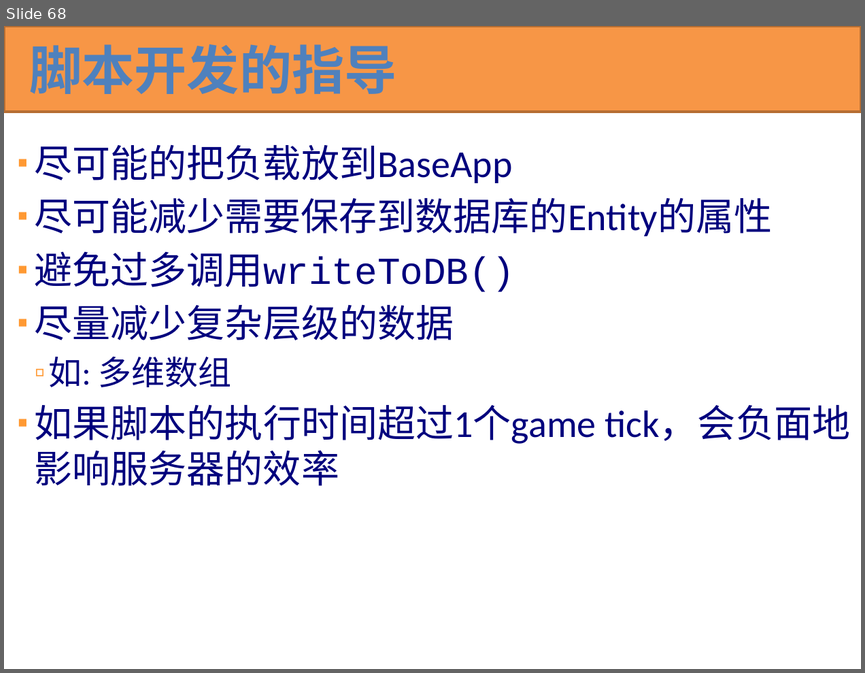
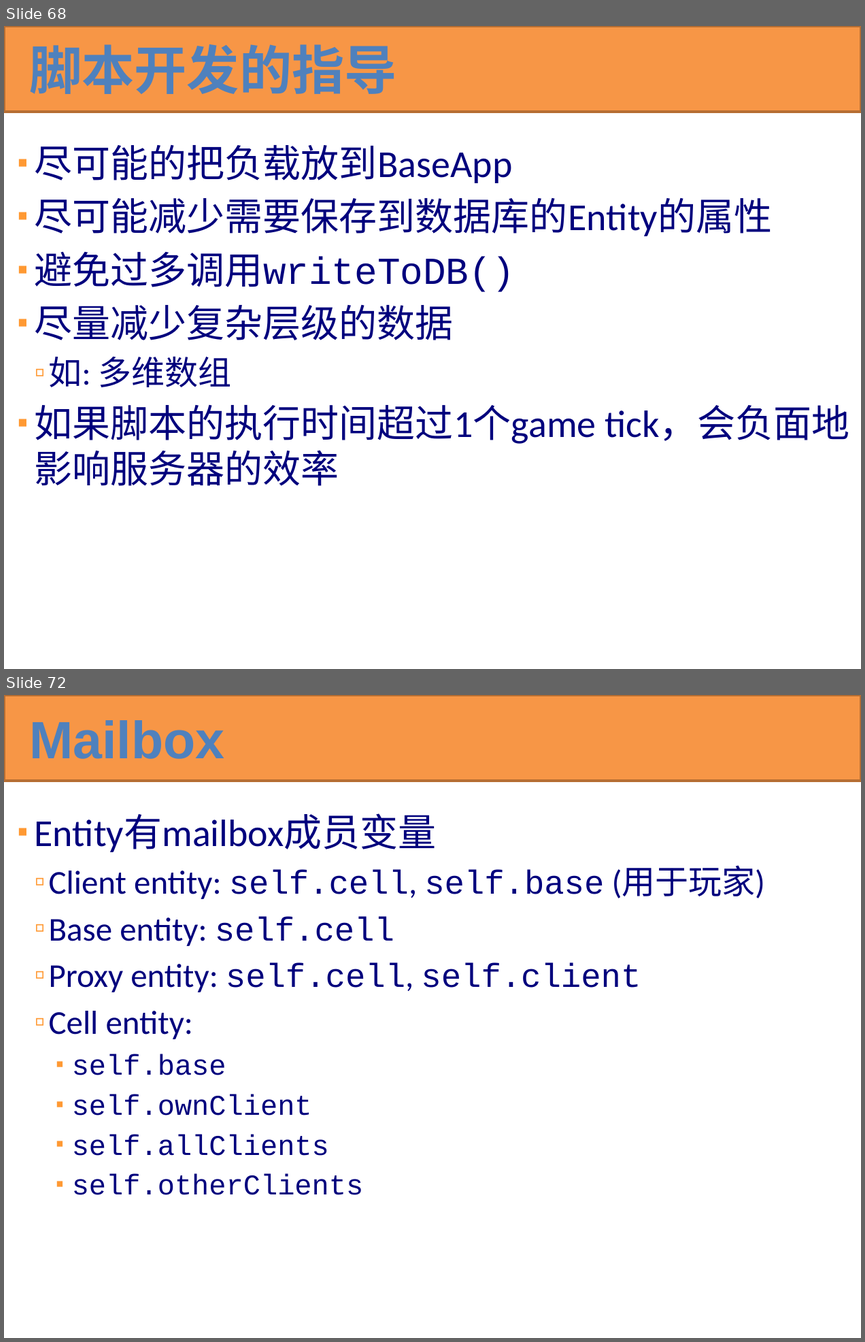
Before and after one commit to kbengine/kbengine_docs, a slide deck: KBEngine技术预览.pptx. Shown one above the other, each under a label of ours: slide 68 before the commit, slides 68 and 72 after it; the slides between them are not shown. The pictures are 865x673 and 865x1342 pixels, drawn with LibreOffice and Linux fonts; fonts in the diff are those of the drawing. Boxes give left, top, right and bottom in pixels: in the first picture for what was removed or moved away, otherwise in the second. Text is boxed around its words. In the diff, an @@ line names an element or a change of style, - is before the commit and + after.

```diff
--- a/KBEngine技术预览.pptx
+++ b/KBEngine技术预览.pptx
@@ slide 72 added at bbox=[4, 695, 861, 1338], background #FFFFFF @@
@@ rectangle added at bbox=[4, 695, 861, 781], fill #F79646, outline #B76F34 2 pt @@
@@ title added at bbox=[29, 720, 224, 759], 44.1 pt, text #4F81BD, bold @@
+Mailbox
@@ text added at bbox=[35, 814, 765, 1195], 28 pt, text #00007D @@
+▪ Entity有mailbox成员变量
+  ▫ Client entity: self.cell, self.base (用于玩家)
+  ▫ Base entity: self.cell
+  ▫ Proxy entity: self.cell, self.client
+  ▫ Cell entity:
+    ▪ self.base
+    ▪ self.ownClient
+    ▪ self.allClients
+    ▪ self.otherClients
```
Also in this commit, not shown: 1 slide changed, 13 other slides added.
